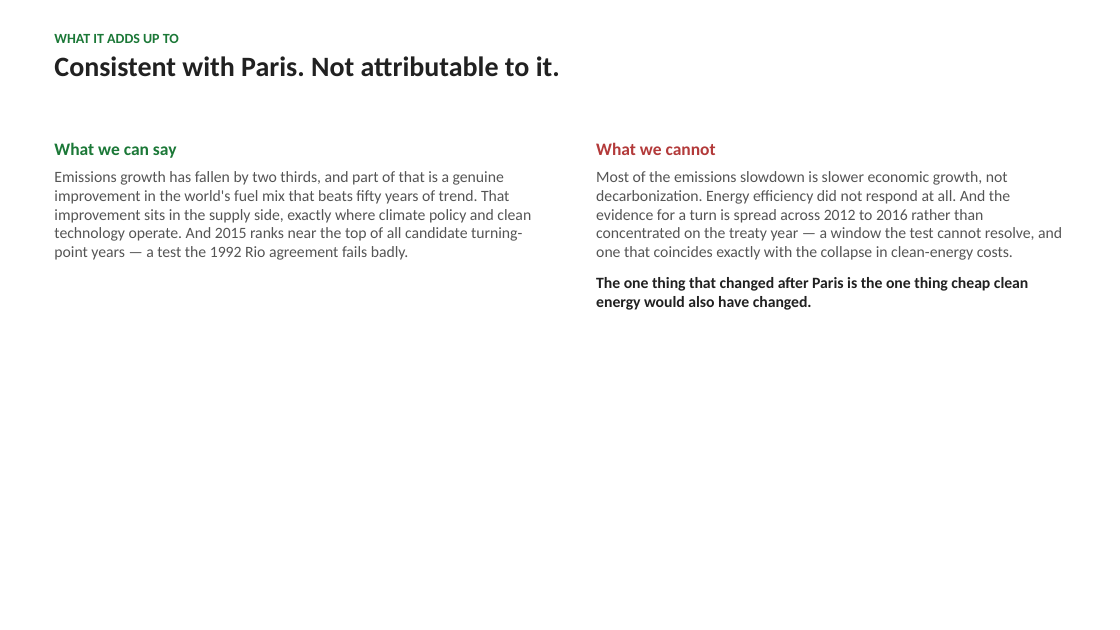
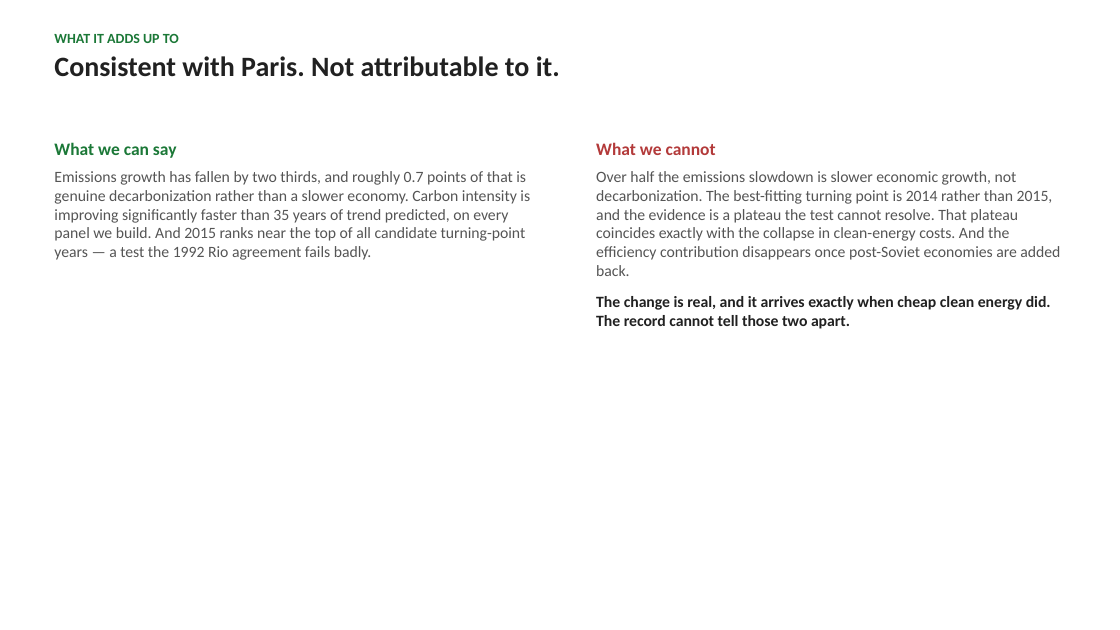
Before and after one commit to cwejnert/HDI-Happiness, a slide deck: slide 9 of carbon_breakpoints_takeaway_figures/paris_at_ten_world_deck.pptx (slide 8 before the commit). Drawn at 1120x630 pixels with LibreOffice and Linux fonts; fonts in the diff are those of the drawing. Boxes give left, top, right and bottom in pixels: in the first picture for what was removed or moved away, otherwise in the second. Text is boxed around its words. In the diff, an @@ line names an element or a change of style, - is before the commit and + after.

```diff
--- a/carbon_breakpoints_takeaway_figures/paris_at_ten_world_deck.pptx
+++ b/carbon_breakpoints_takeaway_figures/paris_at_ten_world_deck.pptx
@@ text at <box>54,171,530,260</box>: text changed @@
-Emissions growth has fallen by two thirds, and part of that is a genuine improvement in the world's fuel mix that beats fifty years of trend. That improvement sits in the supply side, exactly where climate policy and clean technology operate. And 2015 ranks near the top of all candidate turning-point years — a test the 1992 Rio agreement fails badly.
+Emissions growth has fallen by two thirds, and roughly 0.7 points of that is genuine decarbonization rather than a slower economy. Carbon intensity is improving significantly faster than 35 years of trend predicted, on every panel we build. And 2015 ranks near the top of all candidate turning-point years — a test the 1992 Rio agreement fails badly.
@@ text at <box>596,171,1060,329</box>: text changed @@
-Most of the emissions slowdown is slower economic growth, not decarbonization. Energy efficiency did not respond at all. And the evidence for a turn is spread across 2012 to 2016 rather than concentrated on the treaty year — a window the test cannot resolve, and one that coincides exactly with the collapse in clean-energy costs.
-The one thing that changed after Paris is the one thing cheap clean energy would also have changed.
+Over half the emissions slowdown is slower economic growth, not decarbonization. The best-fitting turning point is 2014 rather than 2015, and the evidence is a plateau the test cannot resolve. That plateau coincides exactly with the collapse in clean-energy costs. And the efficiency contribution disappears once post-Soviet economies are added back.
+The change is real, and it arrives exactly when cheap clean energy did. The record cannot tell those two apart.
```
Also in this commit, not shown: 8 other slides changed, 1 slide added, 3 other files.
